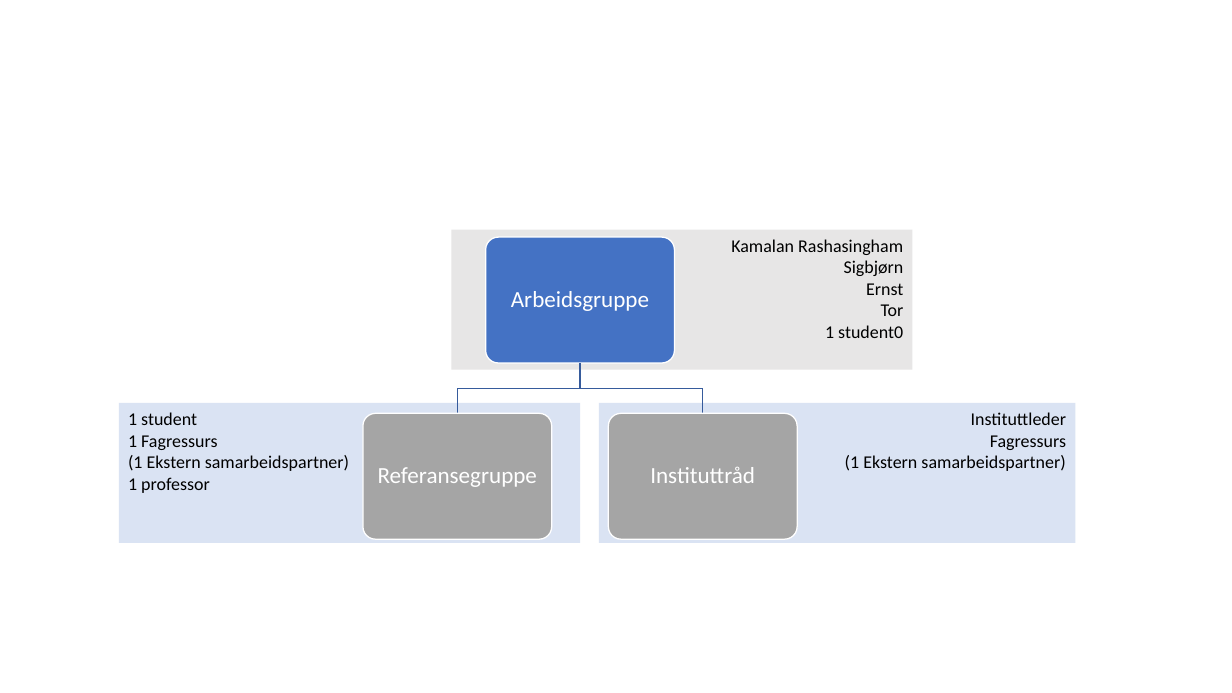
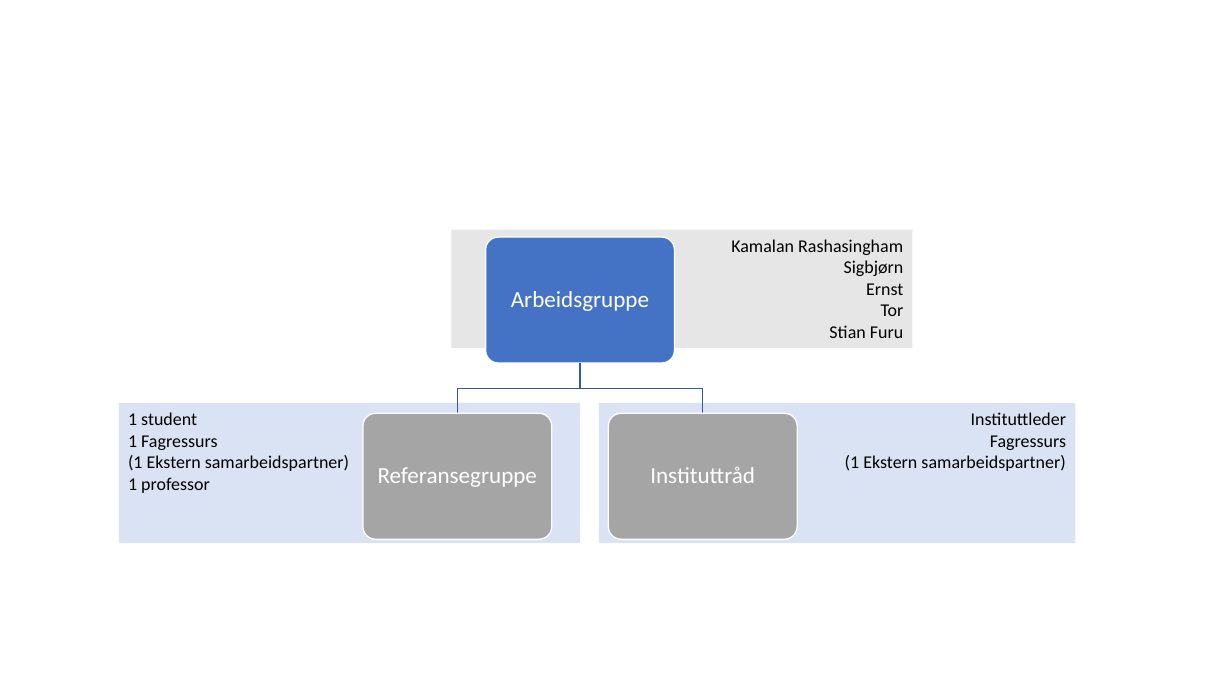
Before and after one commit to stianfuru/DIKU, a slide deck: slide 1 of Pilot2_organisering av prosjektteamet.pptx. Drawn at 1232x693 pixels with LibreOffice and Linux fonts; fonts in the diff are those of the drawing. Boxes give left, top, right and bottom in pixels: in the first picture for what was removed or moved away, otherwise in the second. Text is boxed around its words. In the diff, an @@ line names an element or a change of style, - is before the commit and + after.

```diff
--- a/Pilot2_organisering av prosjektteamet.pptx
+++ b/Pilot2_organisering av prosjektteamet.pptx
@@ rectangle "Kamalan Rashasingham": place and size @@
-rectangle "Kamalan Rashasingham" at <box>452,230,913,370</box>
+rectangle "Kamalan Rashasingham" at <box>452,230,913,348</box>
@@ text in rectangle at <box>829,325,903,338</box>: text changed @@
-1 student0
+Stian Furu
```
Also in this commit, not shown: 1 other file.
